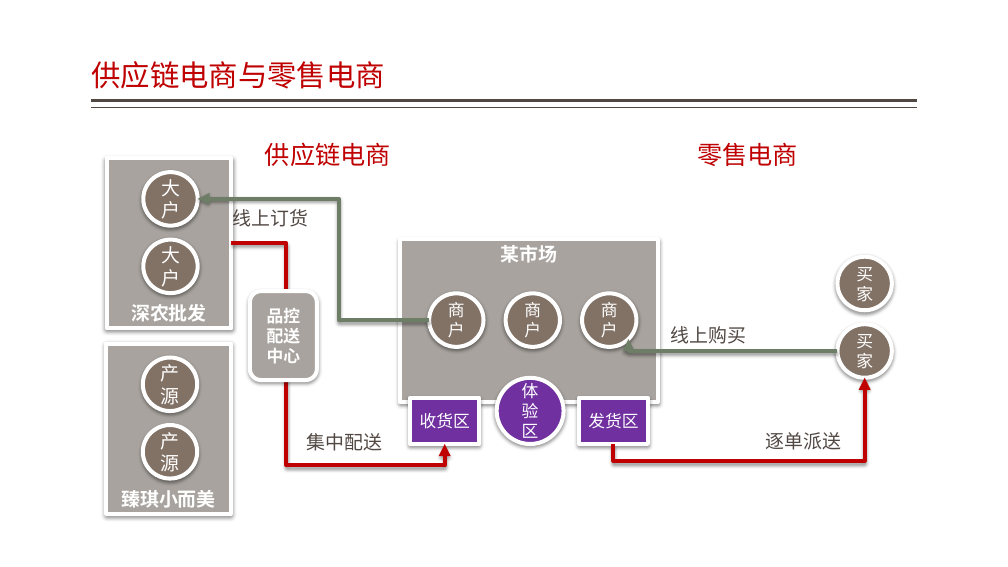
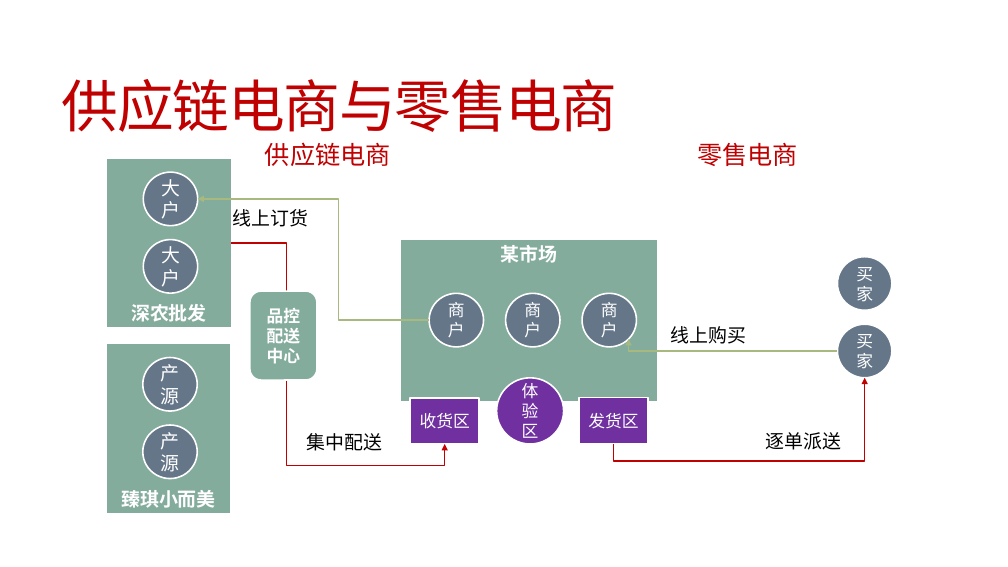
Before and after one commit to jzgi/chainsmart, a slide deck: slide 7 of Docs/中惠农通平台设计.pptx (slide 19 before the commit). Drawn at 1008x567 pixels with LibreOffice and Linux fonts; fonts in the diff are those of the drawing. Boxes give left, top, right and bottom in pixels: in the first picture for what was removed or moved away, otherwise in the second. Text is boxed around its words. In the diff, an @@ line names an element or a change of style, - is before the commit and + after.

```diff
--- a/Docs/中惠农通平台设计.pptx
+++ b/Docs/中惠农通平台设计.pptx
@@ title "供应链电商与零售电商": place and size @@
-title "供应链电商与零售电商" at <box>91,61,385,89</box>
+title "供应链电商与零售电商" at <box>62,79,618,132</box>
@@ title "供应链电商与零售电商" at <box>62,79,618,132</box>: size 28 to 54 pt, letter spacing 0 to -1.2 pt; line spacing 0.9 to 0.85; vertical alignment bottom to middle @@
@@ line removed from (917, 101) to (91, 101) @@
@@ line removed from (917, 108) to (91, 108) @@
@@ elbow arrow (430, 320) - (198, 199): stroke #6D7D66 3.82 pt to #A8B97F 1.5 pt @@
@@ font Lato to Calibri, text colour #514843 to #000000 in 4 elements at <box>766,432,842,450</box>, <box>671,326,747,344</box>, <box>306,433,382,451</box>, <box>233,209,309,227</box> @@
@@ elbow arrow (231, 243) - (445, 444): stroke #BF0102 3.82 pt to #BF0102 1.5 pt @@
@@ fill #A8A39E to #84AC9D; outline #FFFFFF 3.82 pt to #FFFFFF 1.5 pt; shadow off in 4 elements at <box>400,239,658,402</box>, <box>106,343,231,513</box>, <box>107,158,231,328</box>, <box>250,291,318,380</box> @@
@@ fill #827266 to #657689; outline #FFFFFF 3.82 pt to #FFFFFF 1.5 pt; shadow off in 9 elements at <box>430,293,484,347</box>, <box>143,358,197,411</box>, <box>143,425,197,479</box>, <box>144,172,198,226</box>, <box>144,240,198,293</box>, <box>582,293,637,347</box>, <box>506,293,560,347</box>, <box>838,257,892,311</box>, <box>838,324,892,378</box> @@
@@ elbow arrow (838, 351) - (628, 340): stroke #6D7D66 3.82 pt to #A8B97F 1.5 pt @@
@@ outline #FFFFFF 3.82 pt to #FFFFFF 1.5 pt; shadow off in 3 elements at <box>411,398,479,444</box>, <box>579,398,648,444</box>, <box>497,378,564,445</box> @@
@@ elbow arrow (613, 444) - (865, 378): stroke #BF0102 3.82 pt to #BF0102 1.5 pt @@
```
Also in this commit, not shown: 38 other slides changed, 5 slides added, 1 slide removed, 52 other files.
